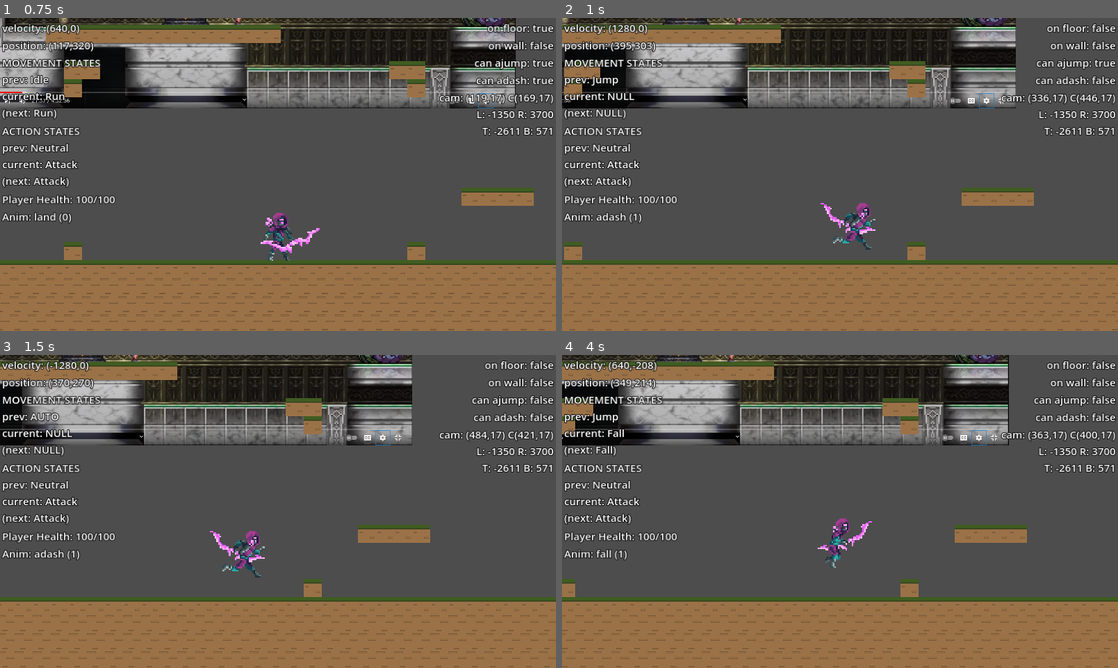
Above: before the commit, frames 1-4 (two rows, left to right).
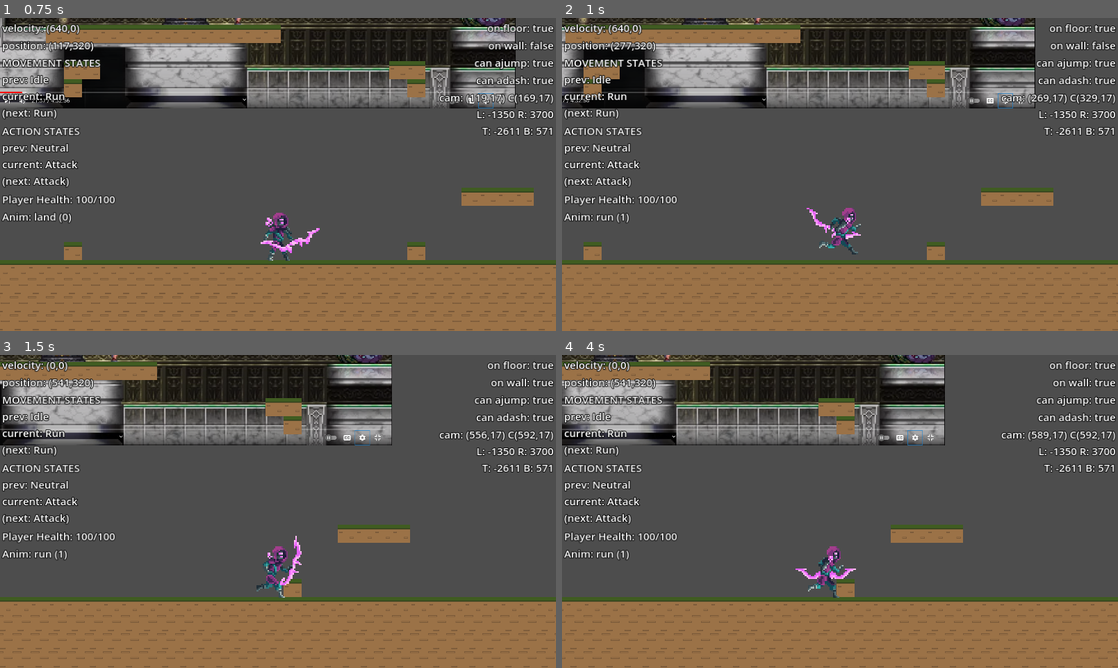
Above: after the commit, the same moments.

Repository: azylazide/untitled-hw-game-G4
Game: Godot game, scene res://src/levels/level_test.tscn
Two runs of this game, one before a commit and one after it. Both use one fixed random seed, a clock stepped at 60 frames per second and the inputs below.
Inputs:
- Up to frame 1 (0.75 s): tap Enter (ui_accept) at 0.5 s; hold D (right) from 0.53 s (still down); hold Z (attack) from 0.53 s (still down)
- Up to frame 2 (1 s): keep holding D (right); keep holding Z (attack); tap Space (jump) at 0.77 s; tap X (dash) at 0.8 s
- Up to frame 3 (1.5 s): keep holding D (right); tap Space (jump) at 1.07 s; release Z (attack) at 1.28 s; tap X (dash) at 1.35 s
- Up to frame 4 (4 s): tap Space (jump) at 1.52, 1.55, 1.82, 3.02, 3.32, 3.77, 3.8 s; release D (right) at 2.03 s; hold A (left) 2.03-2.78 s; hold Space (jump) 2.03-2.78 s; tap Z (attack) at 2.3, 2.85 s; hold D (right) from 2.78 s (still down); tap X (dash) at 3.05 s; hold X (dash) from 3.53 s (still down)

Frame 1 is identical in both runs. In frame 2, 12% of the frame differs, in the area x 0-100%, y 0-100%; in frame 3, 11%; in frame 4, 19%.

Commit message:
trying to resolve animations

Diff:
--- a/src/actors/player.gd
+++ b/src/actors/player.gd
@@ -203,6 +203,7 @@
 	#MOVEMENT STATEMACHINE
 	_movement_statemachine(delta)
 	_action_statemachine(delta)
+	_resolve_animations()
 	SignalBus.player_updated.emit(face_direction,camera_center.global_position,velocity,Move.current,Action.current)
 #	print(is_on_wall())
 	debug_text()
@@ -622,114 +623,116 @@
 		return false
 
 func _unhandled_input(event: InputEvent) -> void:
-	match Move.current:
-		Move.STATES.IDLE:
-			#regular jump
-			if event.is_action_pressed("jump"):
-				if on_floor:
+	# attack states ignores this states (TEMP)
+	if Action.current == Action.STATES.NEUTRAL:
+		match Move.current:
+			Move.STATES.IDLE:
+				#regular jump
+				if event.is_action_pressed("jump"):
+					if on_floor:
+						Move.next = Move.STATES.JUMP
+						anim_sm.travel("jump")
+						Move.change_state()
+
+				#dash
+				if event.is_action_pressed("dash") and (stats.abilities & 0b001):
+					if dash_cooldown_timer.is_stopped():
+						Move.next = Move.STATES.GDASH
+						anim_sm.travel("gdash")
+						Move.change_state()
+
+			Move.STATES.RUN:
+				#regular jump
+				if event.is_action_pressed("jump"):
+					if on_floor:
+						Move.next = Move.STATES.JUMP
+						anim_sm.travel("jump")
+						Move.change_state()
+
+				#dash
+				if event.is_action_pressed("dash") and (stats.abilities & 0b001):
+					if dash_cooldown_timer.is_stopped():
+						Move.next = Move.STATES.GDASH
+						anim_sm.travel("gdash")
+						Move.change_state()
+
+			Move.STATES.JUMP:
+				#jump interrupt
+				if event.is_action_released("jump"):
+					#minimal jump
+					if velocity.y < -min_jump_force:
+						velocity.y = -min_jump_force
+						Move.next = Move.STATES.FALL
+						anim_sm.travel("fall")
+						Move.change_state()
+
+					#interrupt
+					else:
+						Move.next = Move.STATES.FALL
+						anim_sm.travel("fall")
+						Move.change_state()
+
+				#air dash
+				if event.is_action_pressed("dash") and (stats.abilities & 0b001):
+					if dash_cooldown_timer.is_stopped() and can_adash:
+						Move.next = Move.STATES.ADASH
+						anim_sm.travel("adash")
+						Move.change_state()
+
+			Move.STATES.FALL:
+				if event.is_action_pressed("jump"):
+					#buffer jump
+					if velocity.y > 0:
+						jump_buffer_timer.start()
+					#either wall jump or air jump depending on ability
+					if on_wall:
+						Move.next = Move.STATES.JUMP
+						anim_sm.travel("jump")
+						Move.change_state()
+					#air jump
+					elif not on_wall and can_ajump and (stats.abilities & 0b010):
+						can_ajump = false
+						jump_buffer_timer.stop()
+						Move.next = Move.STATES.JUMP
+						anim_sm.travel("jump")
+						Move.change_state()
+				#air dash
+				if event.is_action_pressed("dash") and (stats.abilities & 0b001):
+					if dash_cooldown_timer.is_stopped() and can_adash:
+						Move.next = Move.STATES.ADASH
+						anim_sm.travel("adash")
+						Move.change_state()
+
+			Move.STATES.GDASH:
+				#dashed jump
+				if event.is_action_pressed("jump"):
+					if on_floor:
+						Move.next = Move.STATES.JUMP
+						anim_sm.travel("jump")
+						Move.change_state()
+				#dash
+				if event.is_action_pressed("dash"):
+					if dash_cooldown_timer.is_stopped():
+						Move.next = Move.STATES.GDASH
+						anim_sm.travel("gdash")
+						Move.change_state()
+
+			Move.STATES.ADASH:
+				#air dash
+				if event.is_action_pressed("jump")  and (stats.abilities & 0b010):
+					dash_jump_buffer_timer.start()
+			Move.STATES.WALL:
+				#wall jump
+				if event.is_action_pressed("jump"):
 					Move.next = Move.STATES.JUMP
 					anim_sm.travel("jump")
 					Move.change_state()
-
-			#dash
-			if event.is_action_pressed("dash") and (stats.abilities & 0b001):
-				if dash_cooldown_timer.is_stopped():
-					Move.next = Move.STATES.GDASH
-					anim_sm.travel("gdash")
-					Move.change_state()
-
-		Move.STATES.RUN:
-			#regular jump
-			if event.is_action_pressed("jump"):
-				if on_floor:
-					Move.next = Move.STATES.JUMP
-					anim_sm.travel("jump")
-					Move.change_state()
-
-			#dash
-			if event.is_action_pressed("dash") and (stats.abilities & 0b001):
-				if dash_cooldown_timer.is_stopped():
-					Move.next = Move.STATES.GDASH
-					anim_sm.travel("gdash")
-					Move.change_state()
-
-		Move.STATES.JUMP:
-			#jump interrupt
-			if event.is_action_released("jump"):
-				#minimal jump
-				if velocity.y < -min_jump_force:
-					velocity.y = -min_jump_force
-					Move.next = Move.STATES.FALL
-					anim_sm.travel("fall")
-					Move.change_state()
-
-				#interrupt
-				else:
-					Move.next = Move.STATES.FALL
-					anim_sm.travel("fall")
-					Move.change_state()
-
-			#air dash
-			if event.is_action_pressed("dash") and (stats.abilities & 0b001):
-				if dash_cooldown_timer.is_stopped() and can_adash:
+				#wall dash in air
+				if event.is_action_pressed("dash") and (stats.abilities & 0b001):
+					face_direction = signf(wall_normal.x)
 					Move.next = Move.STATES.ADASH
 					anim_sm.travel("adash")
 					Move.change_state()
-
-		Move.STATES.FALL:
-			if event.is_action_pressed("jump"):
-				#buffer jump
-				if velocity.y > 0:
-					jump_buffer_timer.start()
-				#either wall jump or air jump depending on ability
-				if on_wall:
-					Move.next = Move.STATES.JUMP
-					anim_sm.travel("jump")
-					Move.change_state()
-				#air jump
-				elif not on_wall and can_ajump and (stats.abilities & 0b010):
-					can_ajump = false
-					jump_buffer_timer.stop()
-					Move.next = Move.STATES.JUMP
-					anim_sm.travel("jump")
-					Move.change_state()
-			#air dash
-			if event.is_action_pressed("dash") and (stats.abilities & 0b001):
-				if dash_cooldown_timer.is_stopped() and can_adash:
-					Move.next = Move.STATES.ADASH
-					anim_sm.travel("adash")
-					Move.change_state()
-
-		Move.STATES.GDASH:
-			#dashed jump
-			if event.is_action_pressed("jump"):
-				if on_floor:
-					Move.next = Move.STATES.JUMP
-					anim_sm.travel("jump")
-					Move.change_state()
-			#dash
-			if event.is_action_pressed("dash"):
-				if dash_cooldown_timer.is_stopped():
-					Move.next = Move.STATES.GDASH
-					anim_sm.travel("gdash")
-					Move.change_state()
-
-		Move.STATES.ADASH:
-			#air dash
-			if event.is_action_pressed("jump")  and (stats.abilities & 0b010):
-				dash_jump_buffer_timer.start()
-		Move.STATES.WALL:
-			#wall jump
-			if event.is_action_pressed("jump"):
-				Move.next = Move.STATES.JUMP
-				anim_sm.travel("jump")
-				Move.change_state()
-			#wall dash in air
-			if event.is_action_pressed("dash") and (stats.abilities & 0b001):
-				face_direction = signf(wall_normal.x)
-				Move.next = Move.STATES.ADASH
-				anim_sm.travel("adash")
-				Move.change_state()
 
 	match Action.current:
 		Action.STATES.NEUTRAL:
@@ -739,6 +742,59 @@
 				anim_sm.travel("attack")
 				attack_finished = false
 				Action.change_state()
+
+func _resolve_animations() -> void:
+	match Action.current:
+		Action.STATES.NEUTRAL:
+			match Move.current:
+				Move.STATES.IDLE:
+					pass
+				Move.STATES.RUN:
+					pass
+				Move.STATES.FALL:
+					pass
+				Move.STATES.JUMP:
+					pass
+				Move.STATES.GDASH:
+					pass
+				Move.STATES.ADASH:
+					pass
+				Move.STATES.WALL:
+					pass
+			pass
+		Action.STATES.ATTACK:
+			match Move.current:
+				Move.STATES.IDLE:
+					pass
+				Move.STATES.RUN:
+					pass
+				Move.STATES.FALL:
+					pass
+				Move.STATES.JUMP:
+					pass
+				Move.STATES.GDASH:
+					pass
+				Move.STATES.ADASH:
+					pass
+				Move.STATES.WALL:
+					pass
+		Action.STATES.DEATH:
+			match Move.current:
+				Move.STATES.IDLE:
+					pass
+				Move.STATES.RUN:
+					pass
+				Move.STATES.FALL:
+					pass
+				Move.STATES.JUMP:
+					pass
+				Move.STATES.GDASH:
+					pass
+				Move.STATES.ADASH:
+					pass
+				Move.STATES.WALL:
+					pass
+	pass
 
 func _on_animation_tree_animation_finished(anim_name: StringName) -> void:
 	print(anim_name)
--- a/src/actors/player.tscn
+++ b/src/actors/player.tscn
@@ -157,10 +157,8 @@
 [sub_resource type="AnimationNodeStateMachineTransition" id="AnimationNodeStateMachineTransition_4plpm"]
 
 [sub_resource type="AnimationNodeStateMachineTransition" id="AnimationNodeStateMachineTransition_3j52a"]
-switch_mode = 2
 
 [sub_resource type="AnimationNodeStateMachineTransition" id="AnimationNodeStateMachineTransition_b3o0g"]
-switch_mode = 2
 
 [sub_resource type="AnimationNodeStateMachineTransition" id="AnimationNodeStateMachineTransition_2kgkw"]
 
@@ -227,7 +225,7 @@
 states/run/node = SubResource("AnimationNodeBlendSpace1D_qig51")
 states/run/position = Vector2(520, 100)
 transitions = ["Start", "idle", SubResource("AnimationNodeStateMachineTransition_8g710"), "idle", "run", SubResource("A …(2128 unchanged characters)…
-graph_offset = Vector2(-154, 42)
+graph_offset = Vector2(-164, 63)
 
 [sub_resource type="AnimationNodeStateMachinePlayback" id="AnimationNodeStateMachinePlayback_28qgb"]
 
@@ -1135,15 +1133,16 @@
 tree_root = SubResource("AnimationNodeStateMachine_lagf6")
 anim_player = NodePath("../AnimationPlayer")
 active = true
+process_callback = 0
 parameters/playback = SubResource("AnimationNodeStateMachinePlayback_28qgb")
-parameters/adash/blend_position = 0
+parameters/adash/blend_position = 1.0
 parameters/attack/blend_position = 1.0
 parameters/death/blend_position = 1.0
 parameters/fall/blend_position = 1.0
 parameters/gdash/blend_position = 0
 parameters/idle/blend_position = 1.0
 parameters/jump/blend_position = 1.0
-parameters/land/blend_position = 1.14715
+parameters/land/blend_position = 1.0
 parameters/run/blend_position = 1.0
 
 [node name="AnimationPlayer" type="AnimationPlayer" parent="."]
